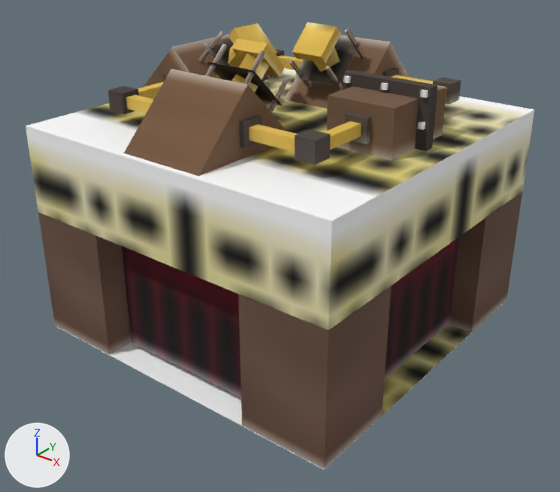
The OBJ model src/main/resources/assets/qbar/models/block/item_splitter.obj, before and after one commit.
Rendered twice from a camera (50 mm lens) standing at (1.786, -2.144, 1.241) and looking at (0.53, -0.575, 0.268). Every picture has the same lights, and +X, +Y and +Z are marked at lower left. Where no turn or scale is listed for an object, it has been applied to the vertices. Vertices at the same position are counted once.

In view in the first picture: 'item_splitter'.
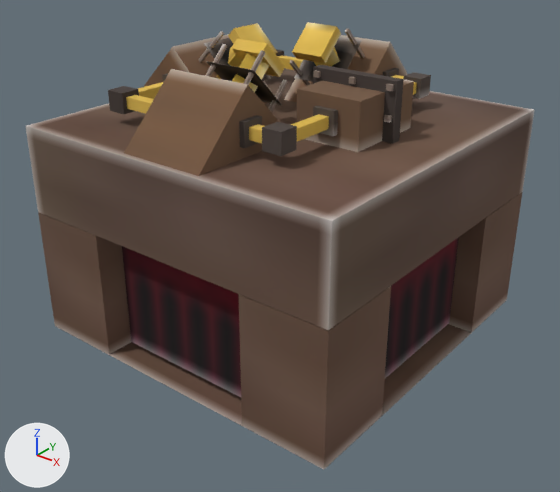
Pixel boxes [x1, y1, x2, y2] of what changed, in the pictures (560 x 492 px; the box of a moved part takes in the faces that stretch with it):
'item_splitter', reshaped, surface changed: [26, 22, 534, 470] in both
part 1 of me_item_splitter, moved or reshaped: before [327, 86, 447, 160]; after [297, 79, 414, 152]
part 2 of me_item_splitter, moved or reshaped: before [343, 70, 438, 151]; after [313, 65, 403, 144]
part 3 of me_item_splitter, moved or reshaped: before [380, 82, 388, 90]; after [349, 77, 356, 84]
part 4 of me_item_splitter, moved or reshaped: before [420, 89, 428, 98]; after [386, 83, 394, 91]
part 5 of me_item_splitter, moved or reshaped: before [343, 76, 351, 83]; after [313, 70, 321, 78]
part 6 of me_item_splitter, moved or reshaped: before [417, 122, 425, 130]; after [384, 115, 392, 123]
part 7 of me_item_splitter, moved or reshaped: before [345, 112, 371, 144]; after [313, 106, 338, 136]
part 8 of me_item_splitter, moved or reshaped: before [433, 77, 461, 104]; after [403, 72, 431, 99]
part 9 of me_item_splitter, moved or reshaped: before [294, 129, 330, 165]; after [262, 122, 297, 156]
part 10 of me_item_splitter, moved or reshaped: before [323, 89, 447, 150]; after [291, 82, 417, 141]
part 11 of me_item_splitter, moved or reshaped: before [277, 55, 433, 84]; after [277, 55, 403, 79]
part 12 of me_item_splitter, moved or reshaped: before [126, 95, 297, 152]; after [126, 95, 264, 143]
part 13 of me_item_splitter, surface changed: [26, 68, 534, 470] in both

The change, as a list of edits to the scene's bpy script:
```text
Change me_item_splitter:
    where me_item_splitter.from_pydata(...)  # 424 vertices, 648 faces; spans x 0.0..1.0, y -1.0..0.0, z 0.0..0.856
    used by ob_item_splitter; location = (0.0, 0.0, 0.0)
    me_item_splitter part 1: the loose piece of 8 vertices spanning x 0.719..0.906, y -0.625..-0.375, z 0.625..0.75 is moved by (-0.094, 0.0, 0.0)
    me_item_splitter part 2: the loose piece of 8 vertices spanning x 0.688..0.938, y -0.516..-0.484, z 0.594..0.781 is moved by (-0.094, 0.0, 0.0)
    me_item_splitter part 3: the loose piece of 8 vertices spanning x 0.805..0.82, y -0.525..-0.475, z 0.758..0.773 is moved by (-0.094, 0.0, 0.0)
    me_item_splitter part 4: the loose piece of 8 vertices spanning x 0.914..0.93, y -0.525..-0.475, z 0.758..0.773 is moved by (-0.094, 0.0, 0.0)
    me_item_splitter part 5: the loose piece of 8 vertices spanning x 0.695..0.711, y -0.525..-0.475, z 0.758..0.773 is moved by (-0.094, 0.0, 0.0)
    me_item_splitter part 6: the loose piece of 8 vertices spanning x 0.914..0.93, y -0.525..-0.475, z 0.68..0.695 is moved by (-0.094, 0.0, 0.0)
    me_item_splitter part 7: the loose piece of 8 vertices spanning x 0.781..0.844, y -0.641..-0.359, z 0.656..0.719 is moved by (-0.094, 0.0, 0.0)
    me_item_splitter part 8: the loose piece of 8 vertices spanning x 0.784..0.841, y -0.216..-0.159, z 0.659..0.716 is moved by (-0.094, 0.0, 0.0)
    me_item_splitter part 9: the loose piece of 8 vertices spanning x 0.784..0.841, y -0.841..-0.784, z 0.659..0.716 is moved by (-0.094, 0.0, 0.0)
    me_item_splitter part 10: the loose piece of 8 vertices spanning x 0.797..0.828, y -0.809..-0.191, z 0.672..0.703 is moved by (-0.094, 0.0, 0.0)
    me_item_splitter part 11: the loose piece of 8 vertices spanning x 0.191..0.809, y -0.203..-0.172, z 0.672..0.703 is scaled about its middle by (0.889, 1, 1), then moved by (-0.063, 0.0, 0.0)
    me_item_splitter part 12: the loose piece of 8 vertices spanning x 0.191..0.809, y -0.828..-0.797, z 0.672..0.703 is scaled about its middle by (0.889, 1, 1), then moved by (-0.063, 0.0, 0.0)
    me_item_splitter part 13: texture (UV) coordinates of 104 of 648 faces, centred in x 0.0..1.0, y -1.0..0.0, z 0.0..0.773, changed; they spanned u 0.23..0.97, v 0.23..0.97 and now span u 0.0..0.94, v 0.23..0.97
```
